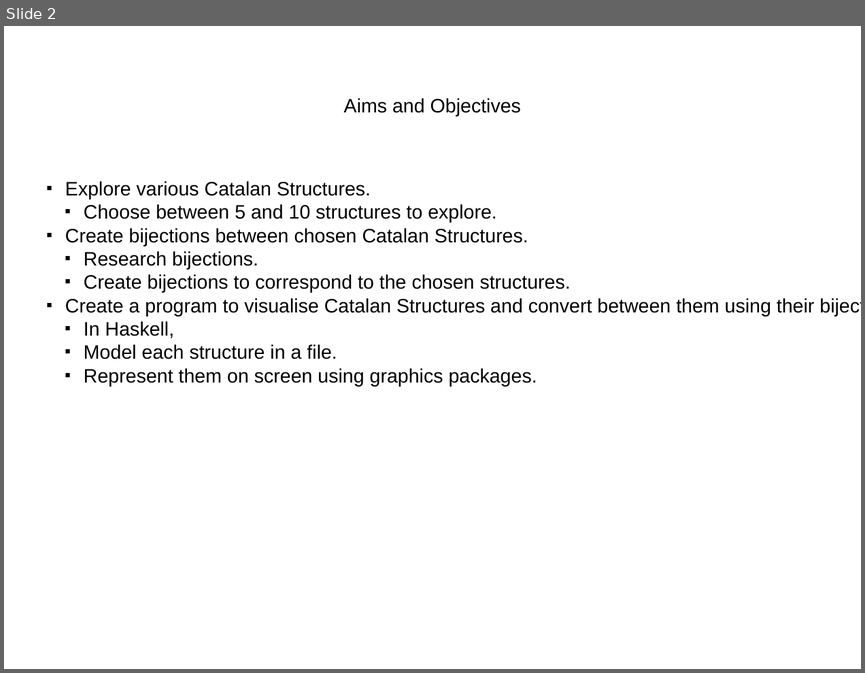
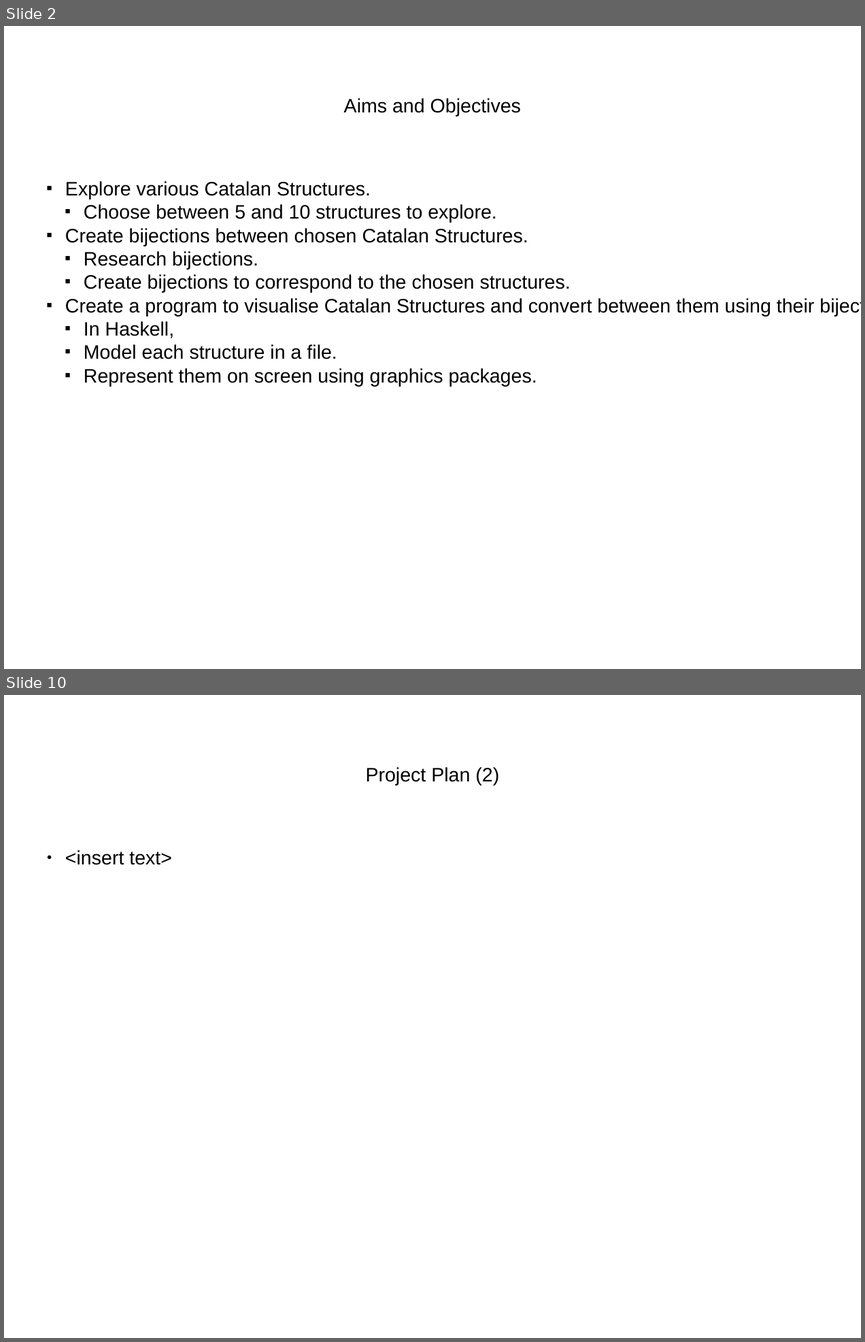
Before and after one commit to patons02/catalan-structures, a slide deck: posterPresentation/posterPresentation.pptx. Shown one above the other, each under a label of ours: slide 2 before the commit, slides 2 and 10 after it; the slides between them are not shown. The pictures are 865x673 and 865x1342 pixels, drawn with LibreOffice and Linux fonts; fonts in the diff are those of the drawing. Boxes give left, top, right and bottom in pixels: in the first picture for what was removed or moved away, otherwise in the second. Text is boxed around its words. In the diff, an @@ line names an element or a change of style, - is before the commit and + after.

```diff
--- a/posterPresentation/posterPresentation.pptx
+++ b/posterPresentation/posterPresentation.pptx
@@ slide 10 added at box(4, 695, 861, 1338), background #FFFFFF @@
@@ text added at box(366, 767, 499, 785), 18 pt, text #000000 @@
+Project Plan (2)
@@ text added at box(65, 850, 172, 865), 18 pt, text #000000 @@
+● <insert text>
```
Also in this commit, not shown: 7 other slides added.
